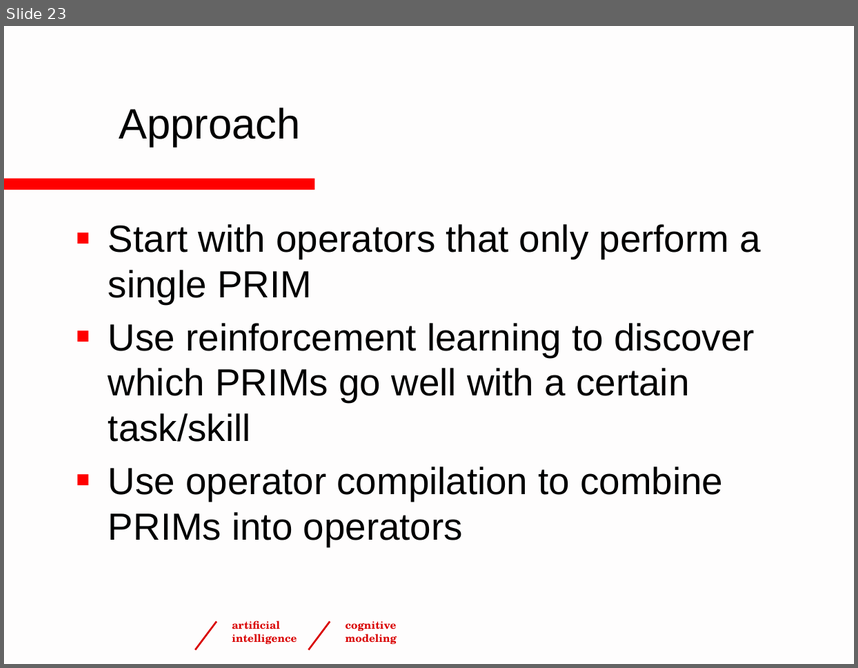
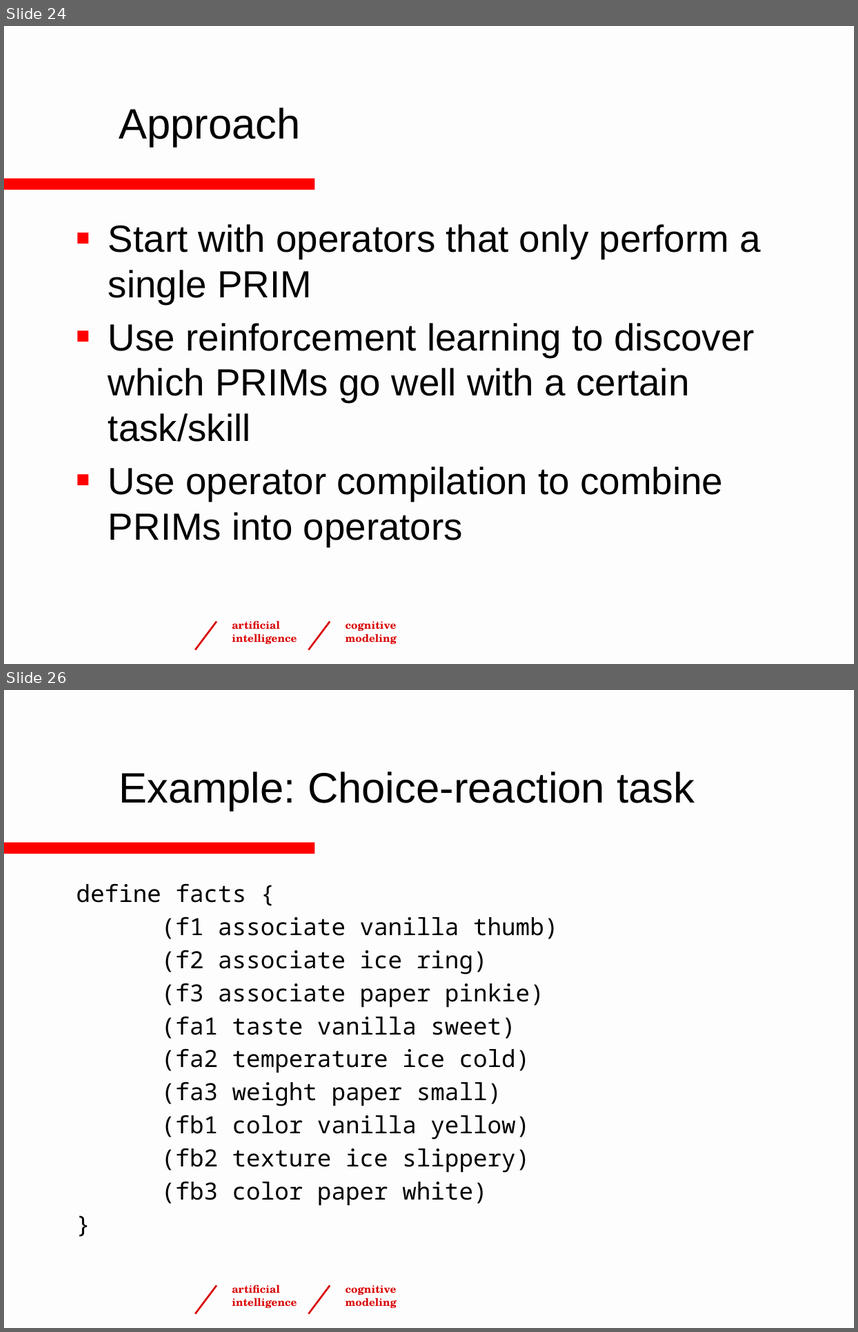
Before and after one commit to ntaatgen/PRIMs-Tutorial, a slide deck: PRIMsTutorial4.pptx. Shown one above the other, each under a label of ours: slide 23 before the commit, slides 24 and 26 after it; the slides between them are not shown. The pictures are 858x668 and 858x1332 pixels, drawn with LibreOffice and Linux fonts; fonts in the diff are those of the drawing; background and template pictures are left out. Boxes give left, top, right and bottom in pixels: in the first picture for what was removed or moved away, otherwise in the second. Text is boxed around its words. In the diff, an @@ line names an element or a change of style, - is before the commit and + after.

```diff
--- a/PRIMsTutorial4.pptx
+++ b/PRIMsTutorial4.pptx
@@ slide 26 added at box(4, 690, 854, 1328), background #FEFDFD; not listed: 5 template elements that a slide beside it also shows @@
@@ title added at box(119, 771, 695, 810), 36 pt, text #000000 @@
+Example: Choice-reaction task
@@ text added at box(76, 883, 558, 1205), 20 pt, text #000000 @@
+define facts {
+(f1 associate vanilla thumb)
+(f2 associate ice ring)
+(f3 associate paper pinkie)
+(fa1 taste vanilla sweet)
+(fa2 temperature ice cold)
+(fa3 weight paper small)
+(fb1 color vanilla yellow)
+(fb2 texture ice slippery)
+(fb3 color paper white)
+}
@@ what was slide 23 is now slide 24 @@
```
Also in this commit, not shown: 3 slides changed, 8 other slides added, 1 slide removed.
